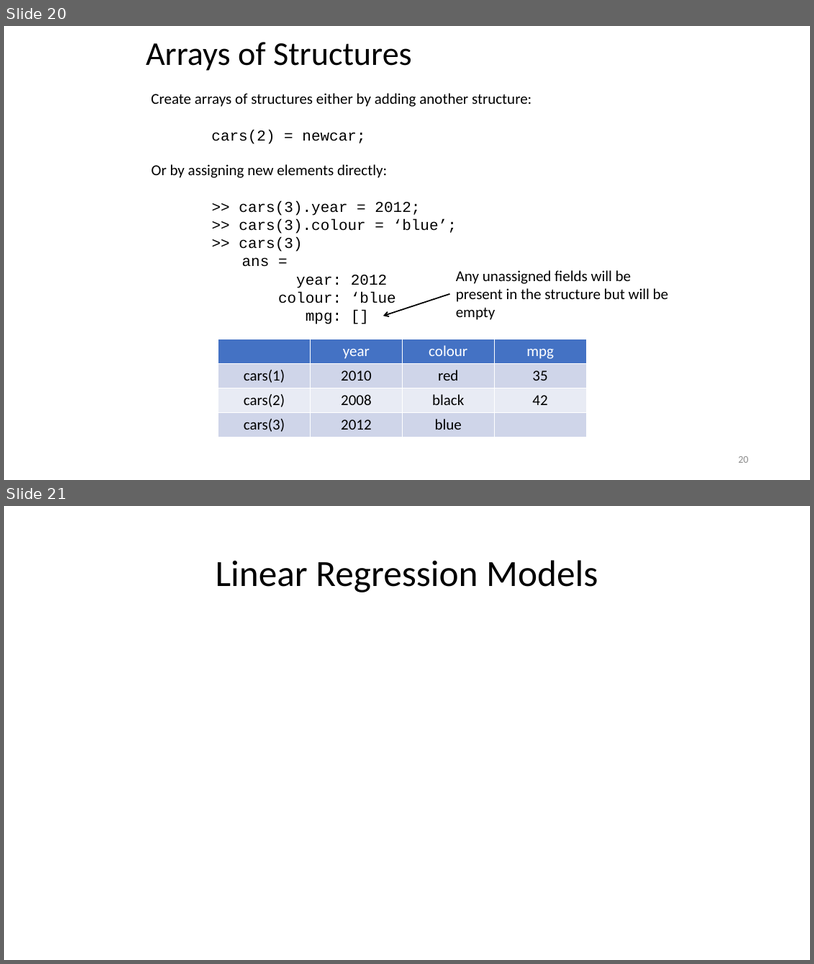
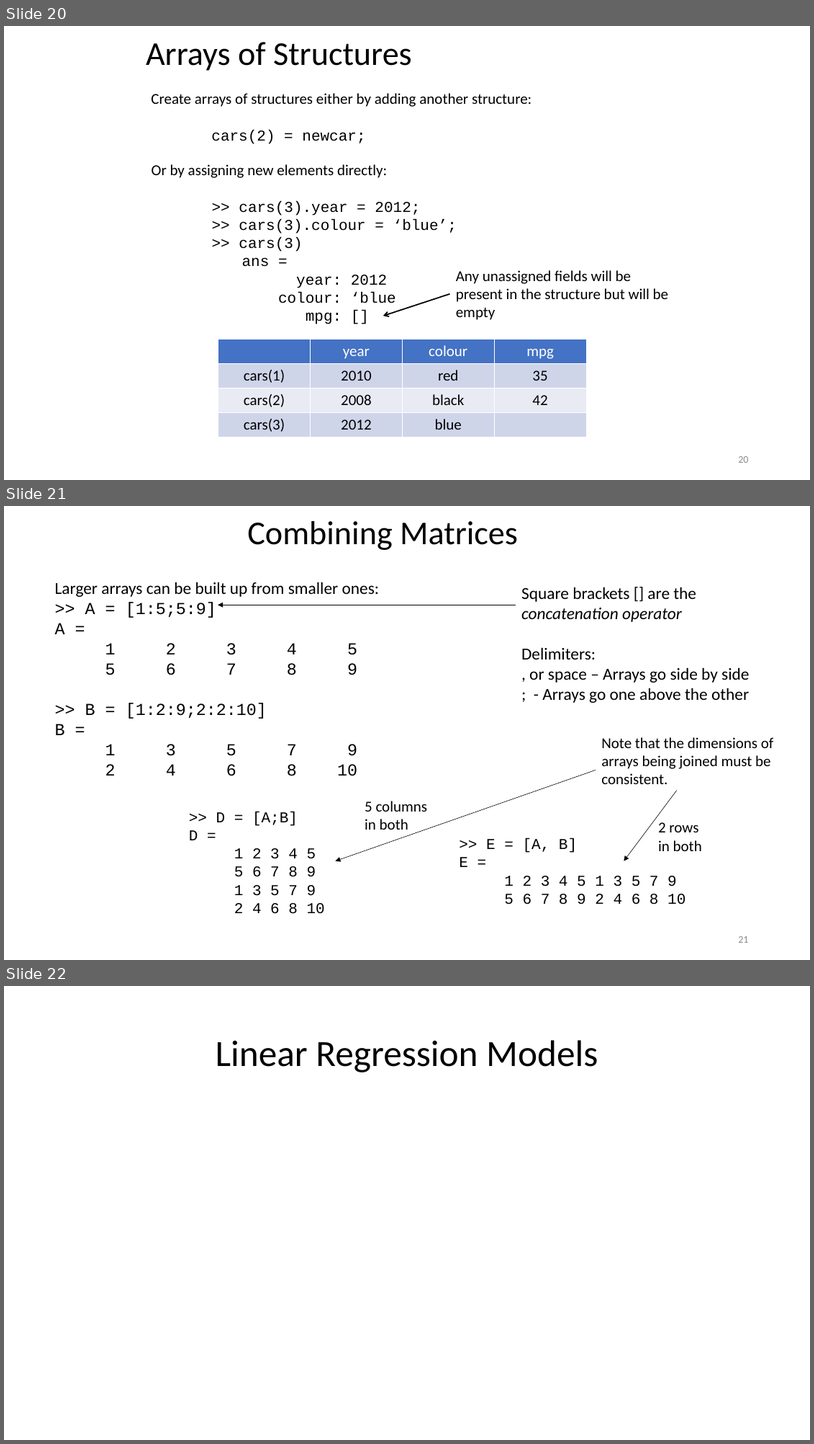
Before and after one commit to louisepb/Nottingham_Workshop, a slide deck: InstructorMaterials/Best Practices for Software Development using MATLAB.pptx. Shown one above the other, each under a label of ours: slides 20 and 21 before the commit, slides 20, 21 and 22 after it. The pictures are 814x964 and 814x1444 pixels, drawn with LibreOffice and Linux fonts; fonts in the diff are those of the drawing; grey boxes stand for pictures. Boxes give left, top, right and bottom in pixels: in the first picture for what was removed or moved away, otherwise in the second. Text is boxed around its words. In the diff, an @@ line names an element or a change of style, - is before the commit and + after.

```diff
--- a/InstructorMaterials/Best Practices for Software Development using MATLAB.pptx
+++ b/InstructorMaterials/Best Practices for Software Development using MATLAB.pptx
@@ slide 21 added at box(4, 506, 810, 960), background #FFFFFF @@
@@ title added at box(247, 521, 518, 550), 39.6 pt, text #000000 @@
+Combining Matrices
@@ text added at box(55, 582, 380, 776), 20 pt, text #000000 @@
+Larger arrays can be built up from smaller ones:
+>> A = [1:5;5:9]
+A =
+1 2 3 4 5
+5 6 7 8 9
+>> B = [1:2:9;2:2:10]
+B =
+1 3 5 7 9
+2 4 6 8 10
@@ text added at box(522, 587, 749, 703), 20 pt, text #000000 @@
+Square brackets [] are the concatenation operator
+Delimiters:
+, or space – Arrays go side by side
+; - Arrays go one above the other
@@ arrow added from (516, 605) to (218, 605), #000000 0.5 pt @@
@@ text added at box(602, 737, 774, 784), 18 pt, text #000000 @@
+Note that the dimensions of arrays being joined must be consistent.
@@ arrow added from (597, 770) to (335, 861), #000000 0.5 pt @@
@@ text added at box(365, 800, 428, 829), 18 pt, text #000000 @@
+5 columns in both
@@ arrow added from (677, 790) to (624, 861), #000000 0.5 pt @@
@@ text added at box(189, 811, 325, 914), 18 pt, text #000000 @@
+>> D = [A;B]
+D =
+1 2 3 4 5
+5 6 7 8 9
+1 3 5 7 9
+2 4 6 8 10
@@ text added at box(658, 822, 702, 851), 18 pt, text #000000 @@
+2 rows in both
@@ text added at box(459, 838, 686, 904), 18 pt, text #000000 @@
+>> E = [A, B]
+E =
+1 2 3 4 5 1 3 5 7 9
+5 6 7 8 9 2 4 6 8 10
@@ page number added at box(738, 936, 748, 942), 12 pt, text #8C8C8C @@
+21
@@ what was slide 21 is now slide 22 @@
```
Also in this commit, not shown: 1 slide changed, 3 other files.
